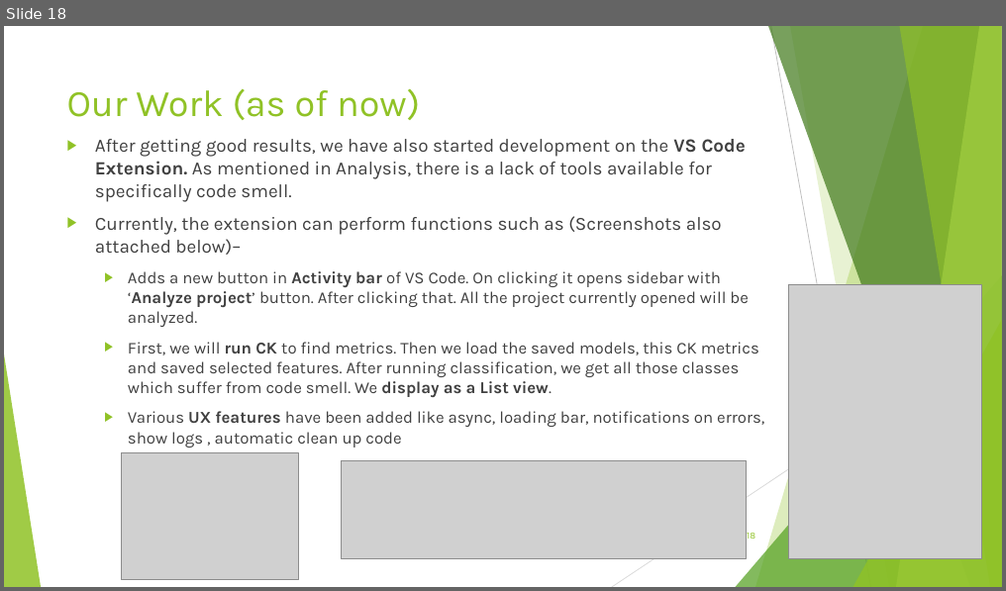
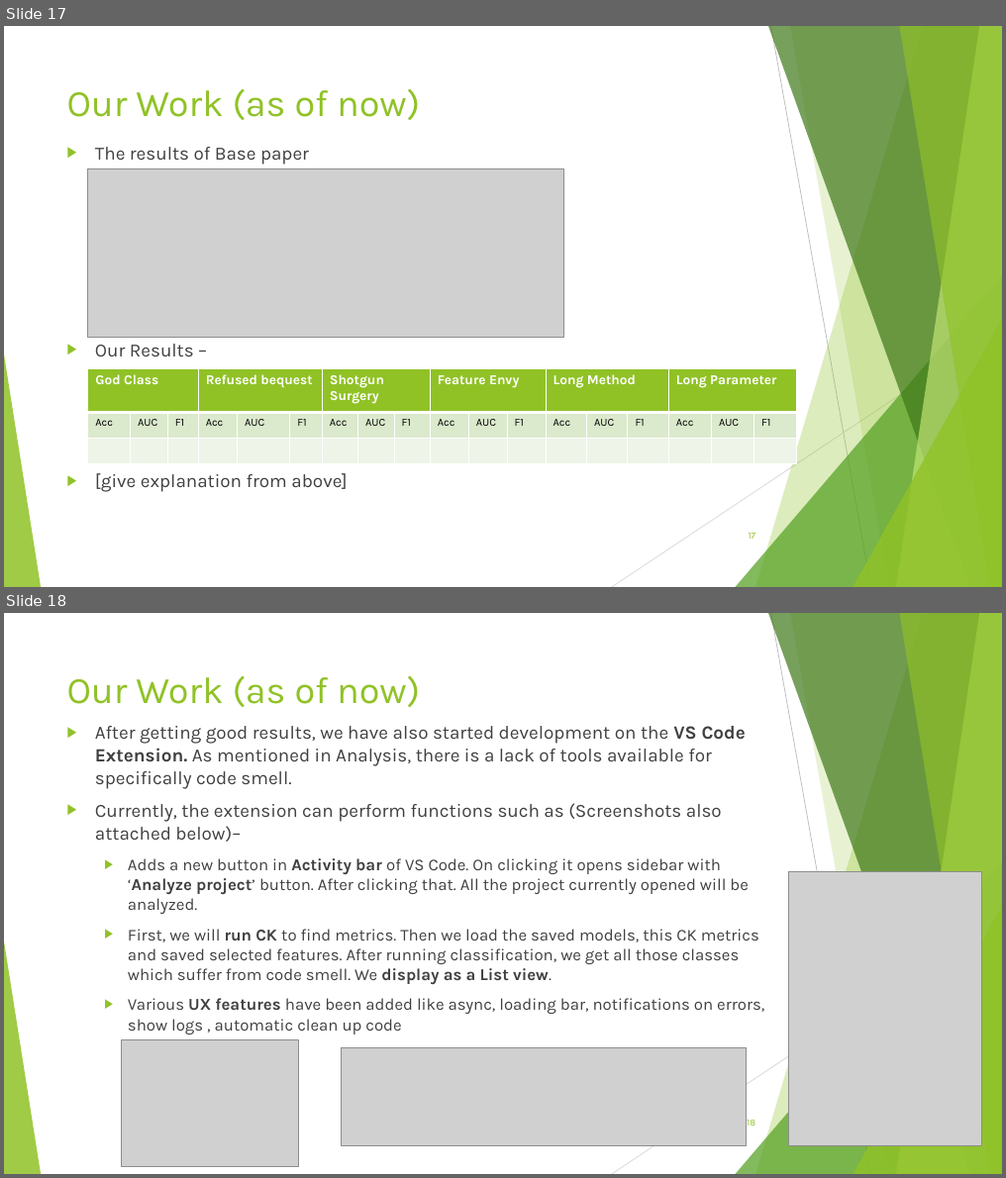
Before and after one commit to SilverDragonOfR/CodeSmell-3, a slide deck: CodeSmell.pptx. Shown one above the other, each under a label of ours: slide 18 before the commit, slides 17 and 18 after it. The pictures are 1006x591 and 1006x1178 pixels, drawn with LibreOffice and Linux fonts; fonts in the diff are those of the drawing; grey boxes stand for pictures. Boxes give left, top, right and bottom in pixels: in the first picture for what was removed or moved away, otherwise in the second. Text is boxed around its words. In the diff, an @@ line names an element or a change of style, - is before the commit and + after.

```diff
--- a/CodeSmell.pptx
+++ b/CodeSmell.pptx
@@ slide 17 added at (4,26,1002,587), background #FFFFFF; not listed: 10 template elements that a slide beside it also shows @@
@@ title added at (67,88,420,120), 36 pt, text #90C226 @@
+Our Work (as of now)
@@ picture added at (88,169,564,338) @@
@@ text added at (95,147,347,492), 18 pt, text #404040 @@
+▶ The results of Base paper
+▶ Our Results –
+▶ [give explanation from above]
@@ table added at (88,369,795,465), 3 rows, 18 columns @@
+God Class |  |  | Refused bequest |  |  | Shotgun Surgery |  |  | Feature Envy |  |  | Long Method |  |  | Long Parameter |  | 
+Acc | AUC | F1 | Acc | AUC | F1 | Acc | AUC | F1 | Acc | AUC | F1 | Acc | AUC | F1 | Acc | AUC | F1
+ |  |  |  |  |  |  |  |  |  |  |  |  |  |  |  |  | 
@@ page number added at (748,533,756,539), 9 pt, text #90C226 @@
+17
```
Also in this commit, not shown: 4 slides changed, 1 slide removed, 42 other files.
